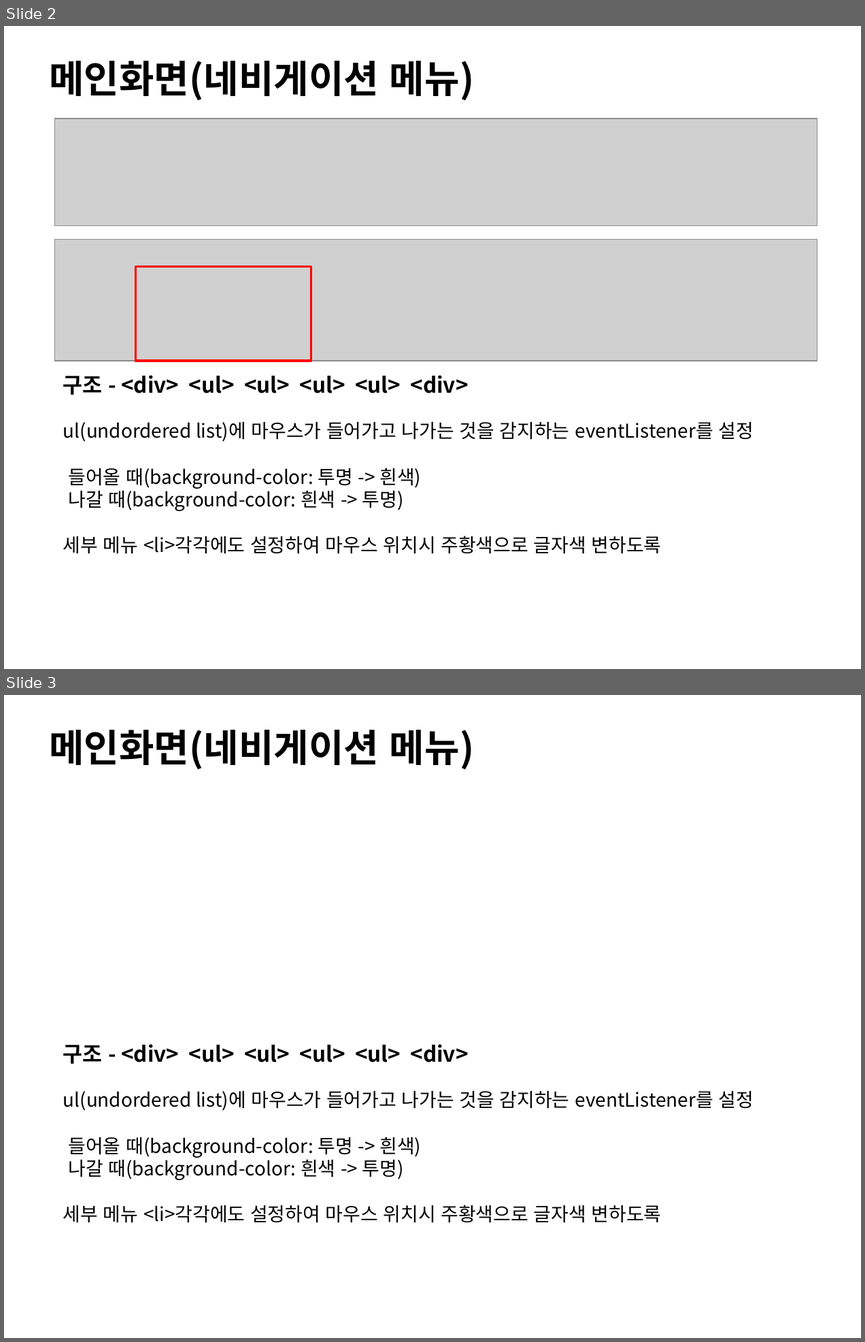
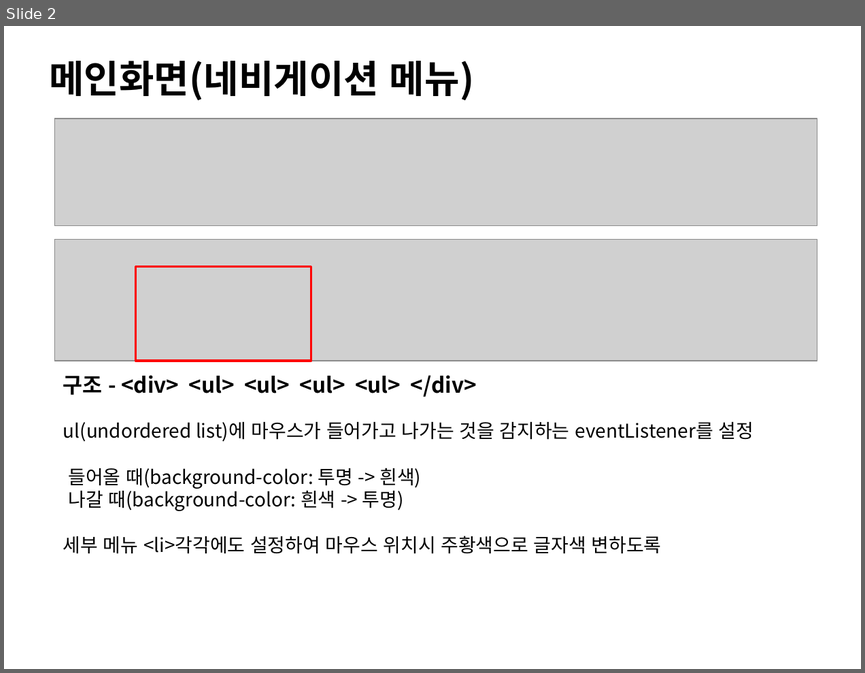
Before and after one commit to ezenteam2/TripMate, a slide deck: gr2_lhj/메인화면_일반회원 관리.pptx. Shown one above the other, each under a label of ours: slides 2 and 3 before the commit, slide 2 after it. The pictures are 865x1342 and 865x673 pixels, drawn with LibreOffice and Linux fonts; fonts in the diff are those of the drawing; grey boxes stand for pictures. Boxes give left, top, right and bottom in pixels: in the first picture for what was removed or moved away, otherwise in the second. Text is boxed around its words. In the diff, an @@ line names an element or a change of style, - is before the commit and + after.

```diff
--- a/gr2_lhj/메인화면_일반회원 관리.pptx
+++ b/gr2_lhj/메인화면_일반회원 관리.pptx
@@ slide 3 removed at [4,695,861,1338], background #FFFFFF @@
@@ text removed at [49,730,475,769] @@
-메인화면(네비게이션 메뉴)
@@ text removed at [63,1044,468,1064] @@
-구조 - <div> <ul> <ul> <ul> <ul> <div>
@@ text removed at [63,1091,753,1223] @@
-ul(undordered list)에 마우스가 들어가고 나가는 것을 감지하는 eventListener를 설정
-들어올 때(background-color: 투명 -> 흰색)
-나갈 때(background-color: 흰색 -> 투명)
-세부 메뉴 <li>각각에도 설정하여 마우스 위치시 주황색으로 글자색 변하도록
@@ slide 2 changed as well @@
@@ text at [63,375,476,397]: text changed @@
-구조 - <div> <ul> <ul> <ul> <ul> <div>
+구조 - <div> <ul> <ul> <ul> <ul> </div>
```
Also in this commit, not shown: 1 other slide changed, 3 slides added, 8 other files.
